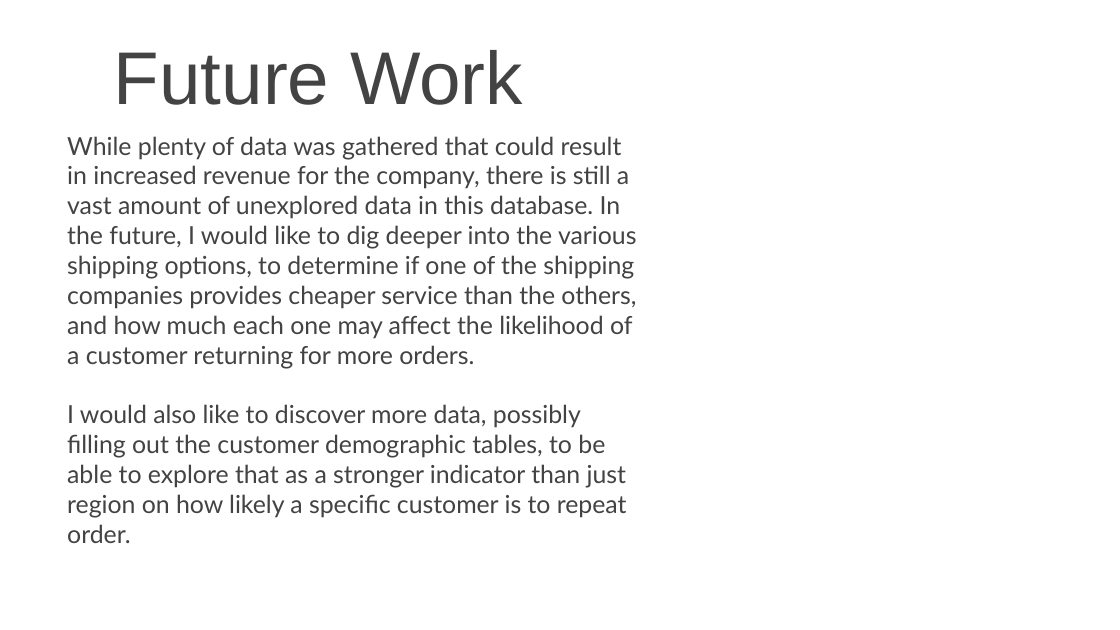
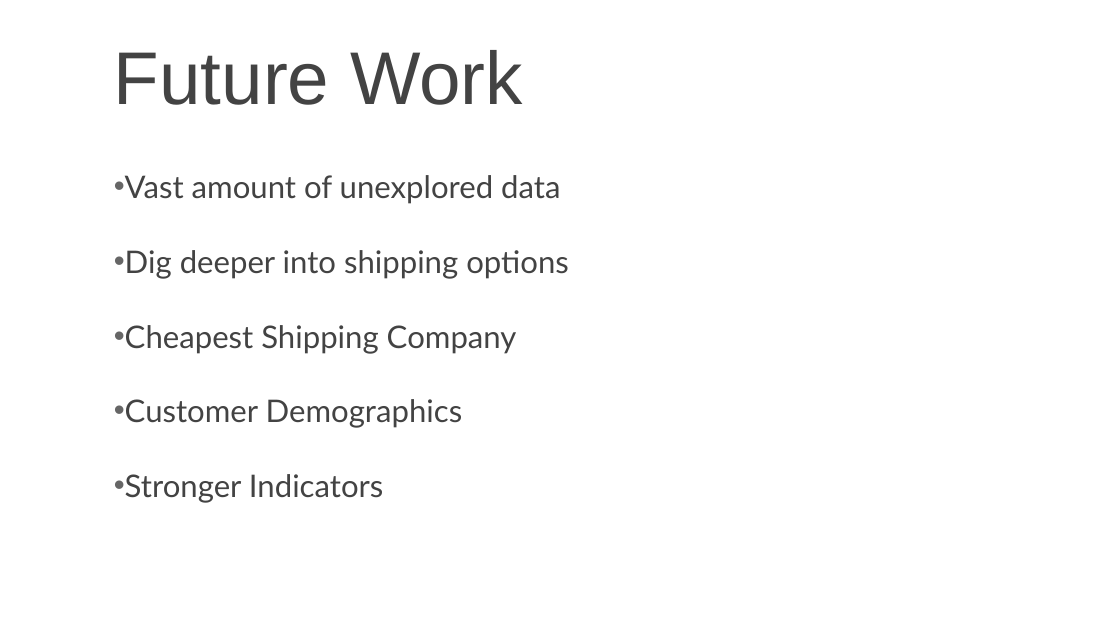
Before and after one commit to Atksmith88/dsc-mod-3-project-online-ds-ft-090919, a slide deck: slide 10 of Northwind Presentation.pptx. Drawn at 1120x630 pixels with LibreOffice and Linux fonts; fonts in the diff are those of the drawing; background and template pictures are left out. Boxes give left, top, right and bottom in pixels: in the first picture for what was removed or moved away, otherwise in the second. Text is boxed around its words. In the diff, an @@ line names an element or a change of style, - is before the commit and + after.

```diff
--- a/Northwind Presentation.pptx
+++ b/Northwind Presentation.pptx
@@ subtitle at (125, 175, 569, 503): text changed; size 16 to 20 pt @@
-While plenty of data was gathered that could result in increased revenue for the company, there is still a vast amount of unexplored data in this database. In the future, I would like to dig deeper into the various shipping options, to determine if one of the shipping companies provides cheaper service than the others, and how much each one may affect the likelihood of a customer returning for more orders.
-I would also like to discover more data, possibly filling out the customer demographic tables, to be able to explore that as a stronger indicator than just region on how likely a specific customer is to repeat order.
+• Vast amount of unexplored data
+• Dig deeper into shipping options
+• Cheapest Shipping Company
+• Customer Demographics
+• Stronger Indicators
```
Also in this commit, not shown: 2 other slides changed, 6 other files.
